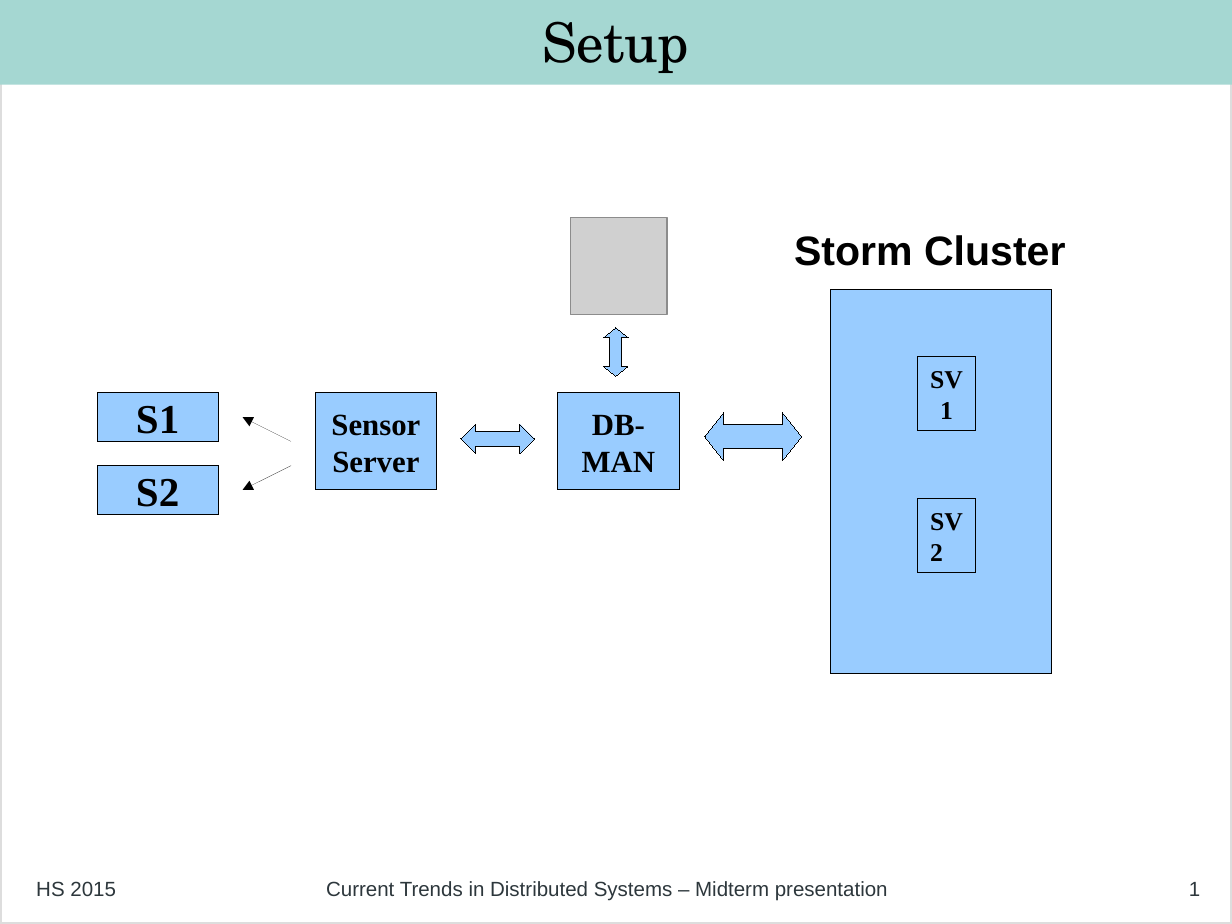
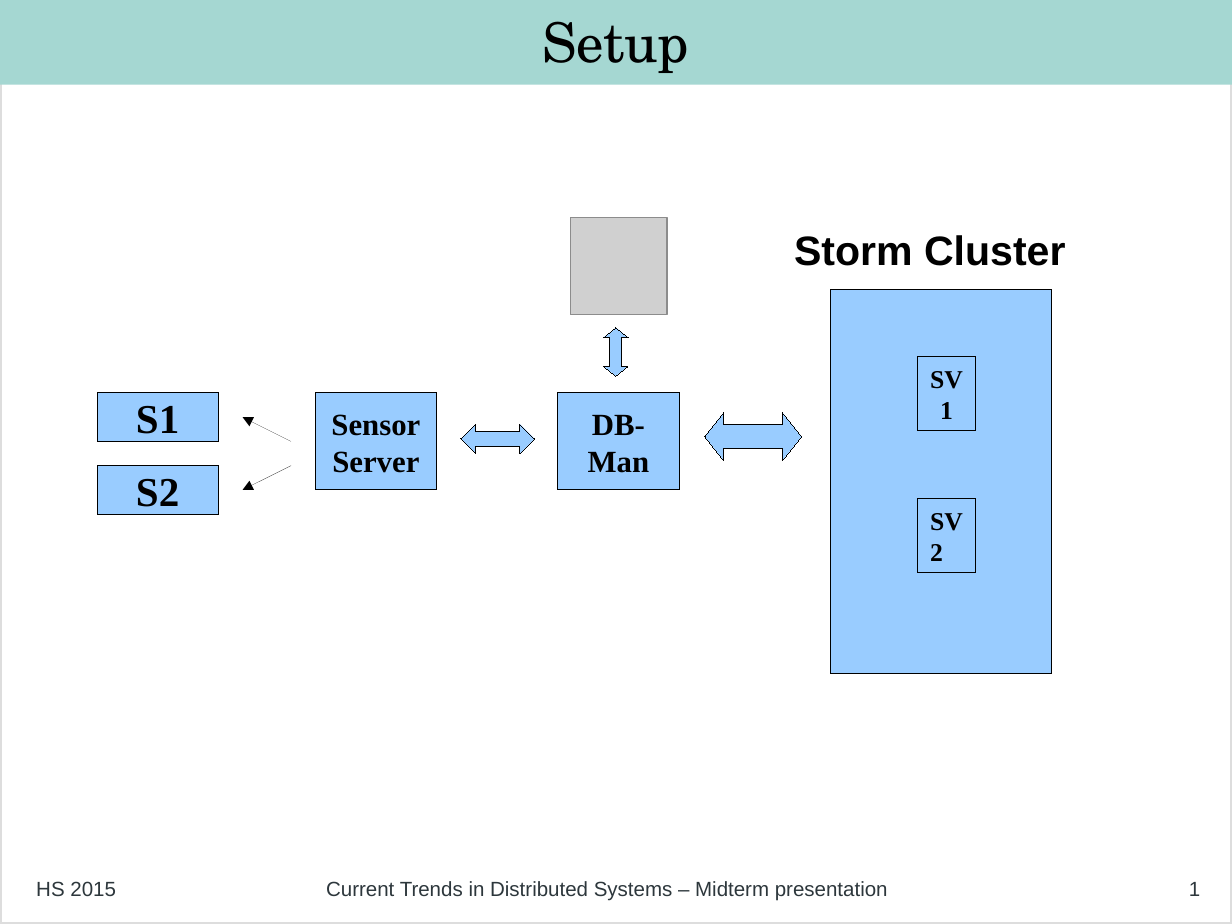
Before and after one commit to philipp-oldenburg/ctds-storm, a slide deck: slide 1 of Project-Weather-Station/Mid Term Presentation - Philipp Oldenburg.odp. Drawn at 1232x924 pixels with LibreOffice and Linux fonts; fonts in the diff are those of the drawing; grey boxes stand for pictures. Boxes give left, top, right and bottom in pixels: in the first picture for what was removed or moved away, otherwise in the second. Text is boxed around its words. In the diff, an @@ line names an element or a change of style, - is before the commit and + after.

Commit message:
small change to presentation

```diff
--- a/Project-Weather-Station/Mid Term Presentation - Philipp Oldenburg.odp
+++ b/Project-Weather-Station/Mid Term Presentation - Philipp Oldenburg.odp
@@ text in rectangle at [588, 451, 650, 473]: text changed @@
-MAN
+Man
```
